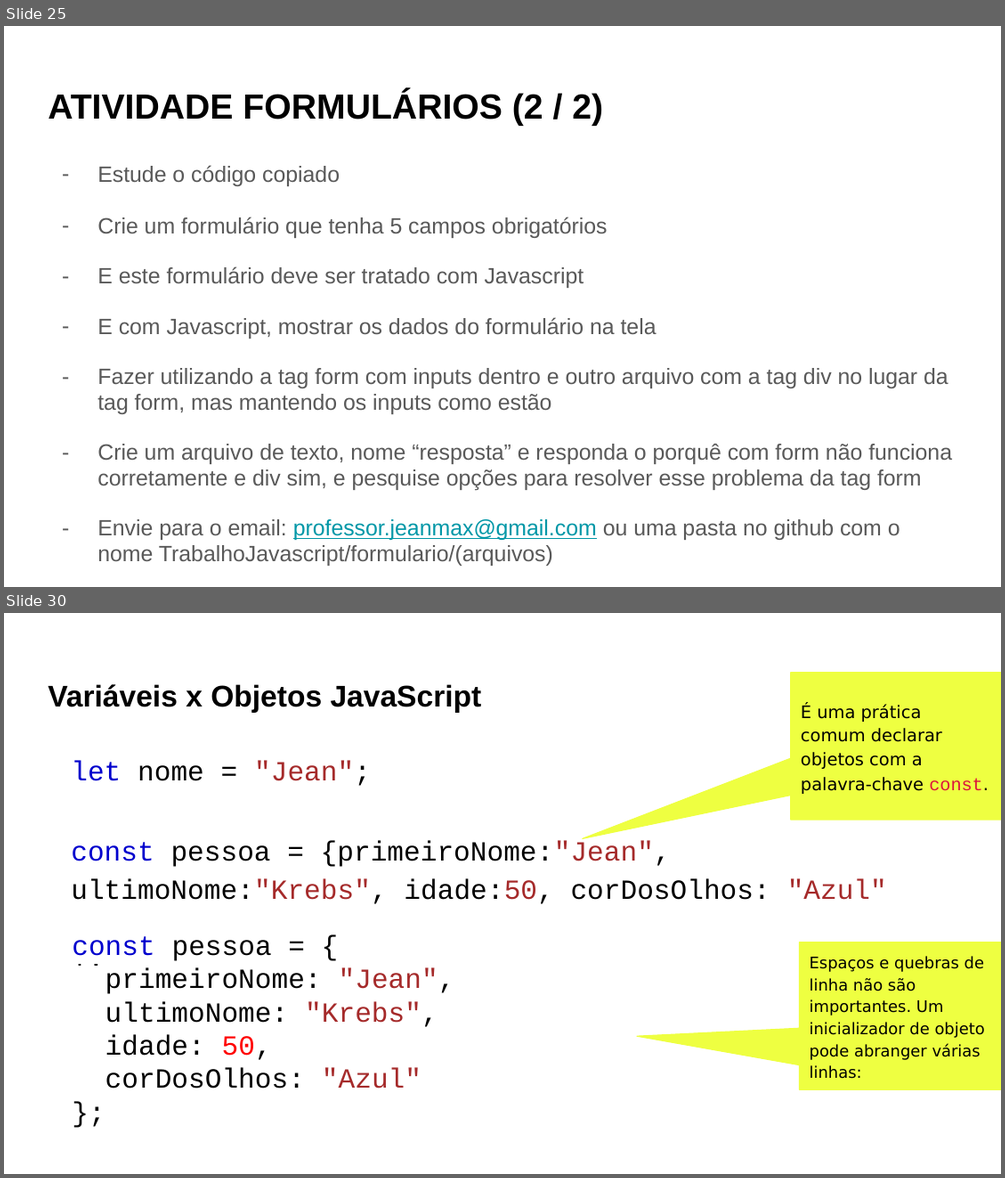
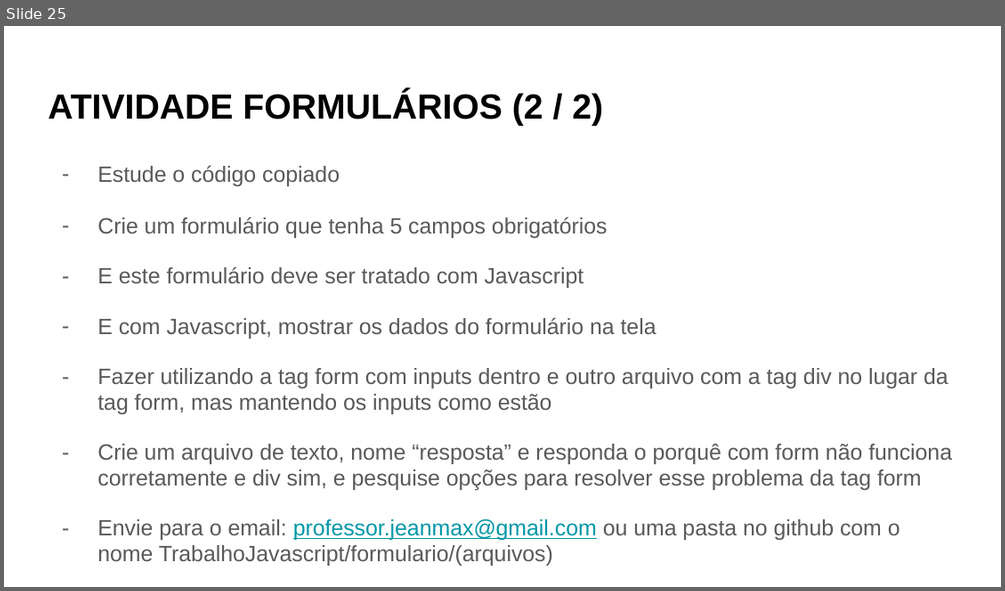
Before and after one commit to ProfessorJeanMax/Senac-Turma-5933, a slide deck: Slides/Javascript/Javascript.pptx. Shown one above the other, each under a label of ours: slides 25 and 30 before the commit, slide 25 after it; the slides between them are not shown. The pictures are 1005x1178 and 1005x591 pixels, drawn with LibreOffice and Linux fonts; fonts in the diff are those of the drawing. Boxes give left, top, right and bottom in pixels: in the first picture for what was removed or moved away, otherwise in the second. Text is boxed around its words. In the diff, an @@ line names an element or a change of style, - is before the commit and + after.

```diff
--- a/Slides/Javascript/Javascript.pptx
+++ b/Slides/Javascript/Javascript.pptx
@@ slide 30 removed at [4, 613, 1001, 1174], background #FFFFFF @@
@@ title removed at [48, 684, 482, 712] @@
-Variáveis x Objetos JavaScript
@@ speech box removed at [791, 672, 1001, 819] @@
-É uma prática comum declarar objetos com a palavra-chave const.
@@ text removed at [71, 761, 887, 904] @@
-let nome = "Jean";
-const pessoa = {primeiroNome:"Jean", ultimoNome:"Krebs", idade:50, corDosOlhos: "Azul"
-};
@@ text removed at [72, 936, 455, 1088] @@
-const pessoa = {
-primeiroNome: "Jean",
-ultimoNome: "Krebs",
-idade: 50,
-corDosOlhos: "Azul"
-};
@@ speech box removed at [800, 942, 1001, 1089] @@
-Espaços e quebras de linha não são importantes. Um inicializador de objeto pode abranger várias linhas:
```
Also in this commit, not shown: 6 other slides removed, 2 other files.
